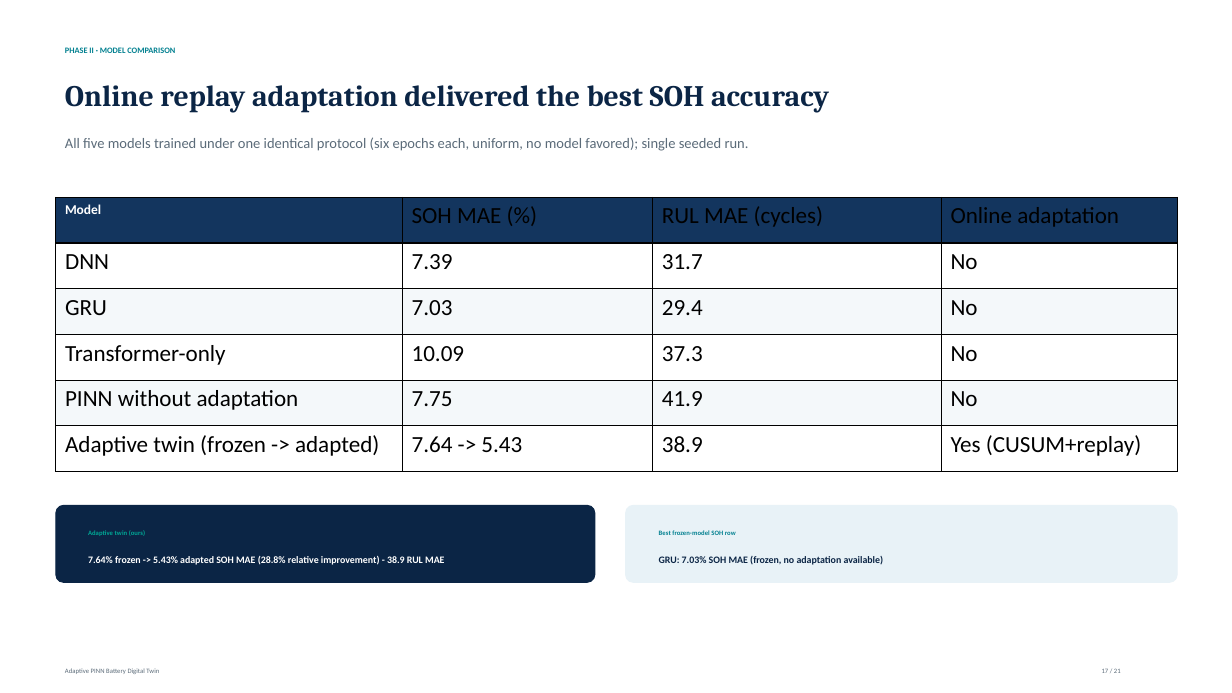
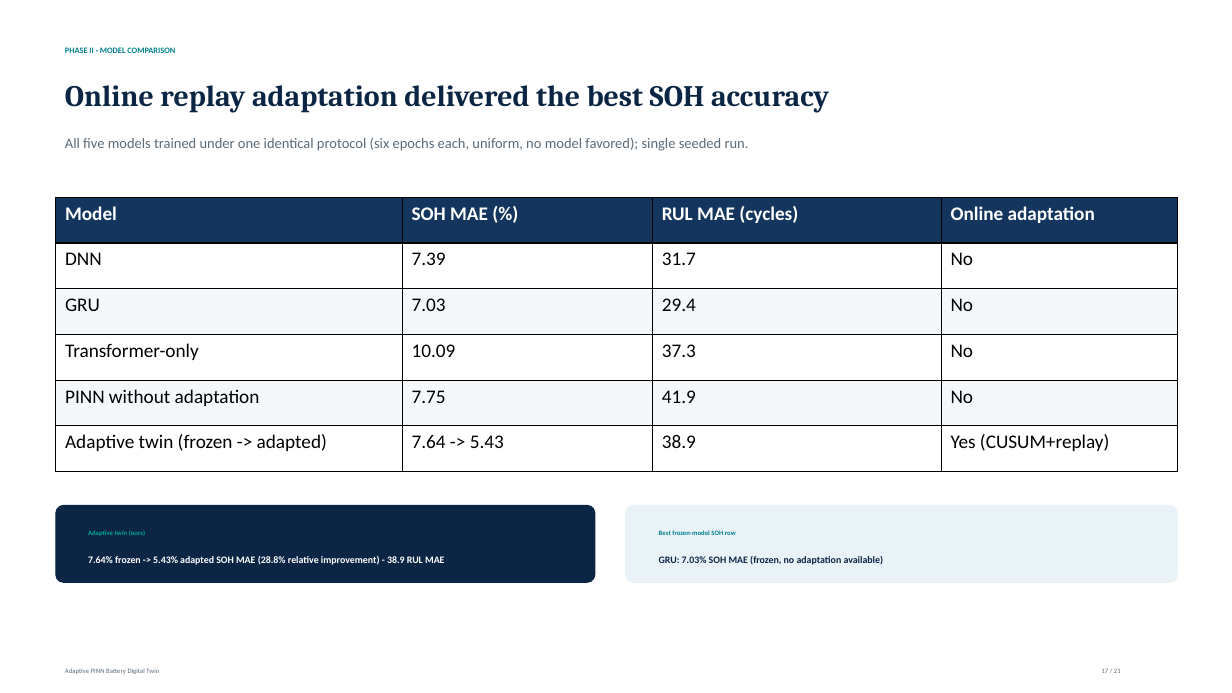
Before and after one commit to Chethan616/DL, a slide deck: slide 17 of phase2_output/dl_phase2_complete_v3.pptx. Drawn at 1232x693 pixels with LibreOffice and Linux fonts; fonts in the diff are those of the drawing. Boxes give left, top, right and bottom in pixels: in the first picture for what was removed or moved away, otherwise in the second. Text is boxed around its words. In the diff, an @@ line names an element or a change of style, - is before the commit and + after.

```diff
--- a/phase2_output/dl_phase2_complete_v3.pptx
+++ b/phase2_output/dl_phase2_complete_v3.pptx
@@ table at box(55, 198, 1177, 472) @@
@@ size 10.5 to 15 pt in "Model" @@
@@ size 18 to 15 pt @@
@@ text colour #000000 to #FFFFFF, bold on in "SOH MAE (%)", "RUL MAE (cycles)", "Online adaptation" @@
```
Also in this commit, not shown: 2 other slides changed, 4 slides added, 1 other file.
